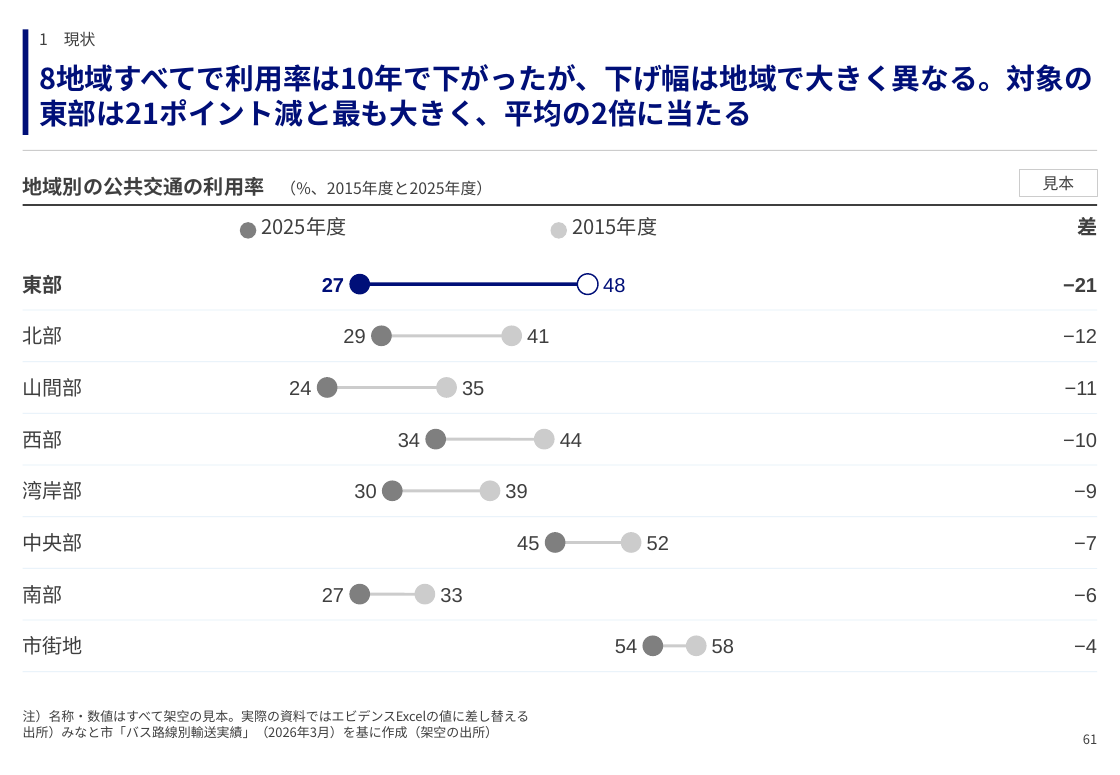
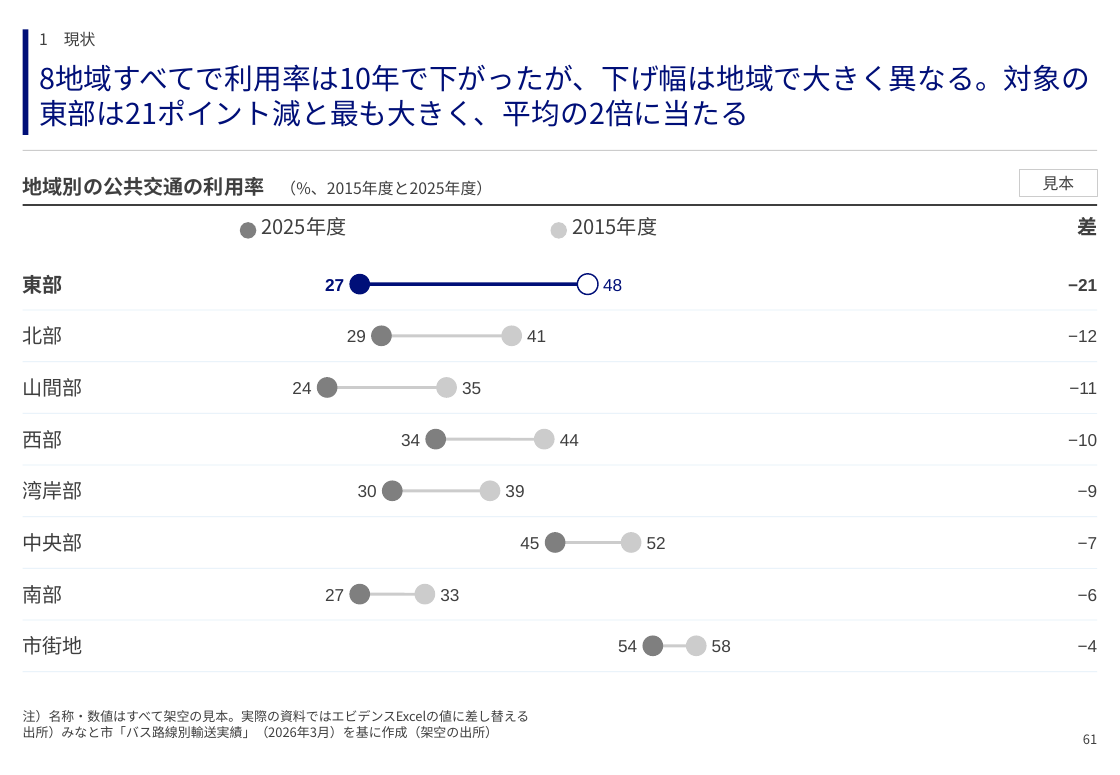
Before and after one commit to GontaHH/slide_builder, a slide deck: slide 61 of patterns/pattern-deck.pptx. Drawn at 1120x775 pixels with LibreOffice and Linux fonts; fonts in the diff are those of the drawing. Boxes give left, top, right and bottom in pixels: in the first picture for what was removed or moved away, otherwise in the second. Text is boxed around its words. In the diff, an @@ line names an element or a change of style, - is before the commit and + after.

```diff
--- a/patterns/pattern-deck.pptx
+++ b/patterns/pattern-deck.pptx
@@ text "8地域すべてで利用率は10年で下がったが、下げ幅は地域で大きく異なる。対象の東部は21ポイント減と最も大きく、平均の2倍 ..." at [39, 64, 1090, 127]: bold off @@
@@ size 14 to 12 pt in 24 elements at [603, 279, 622, 291], [325, 279, 344, 291], [1068, 279, 1097, 291], [527, 330, 546, 342], [347, 330, 366, 342], [1068, 330, 1097, 342], [462, 382, 481, 394], [292, 382, 311, 394], [1069, 382, 1097, 394], [560, 434, 579, 446], [401, 434, 420, 446], [1068, 434, 1097, 446], [505, 485, 524, 497], [358, 485, 377, 497], [1078, 485, 1098, 497], [647, 537, 666, 549], [520, 537, 539, 549], [1078, 537, 1098, 549], [440, 589, 459, 601], [325, 589, 344, 601], [1078, 589, 1098, 601], [712, 640, 731, 652], [618, 640, 637, 652], [1078, 640, 1098, 652] @@
```
Also in this commit, not shown: 133 other slides changed, 15 other files.
